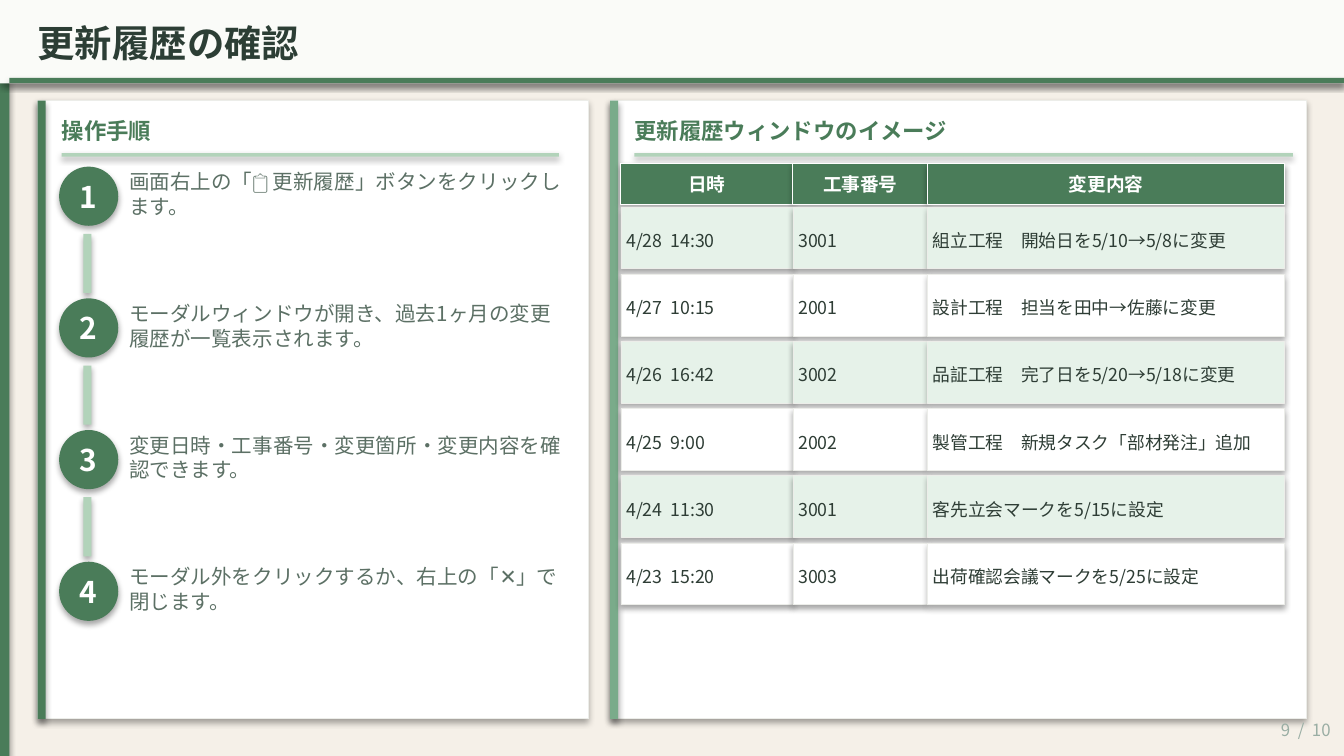
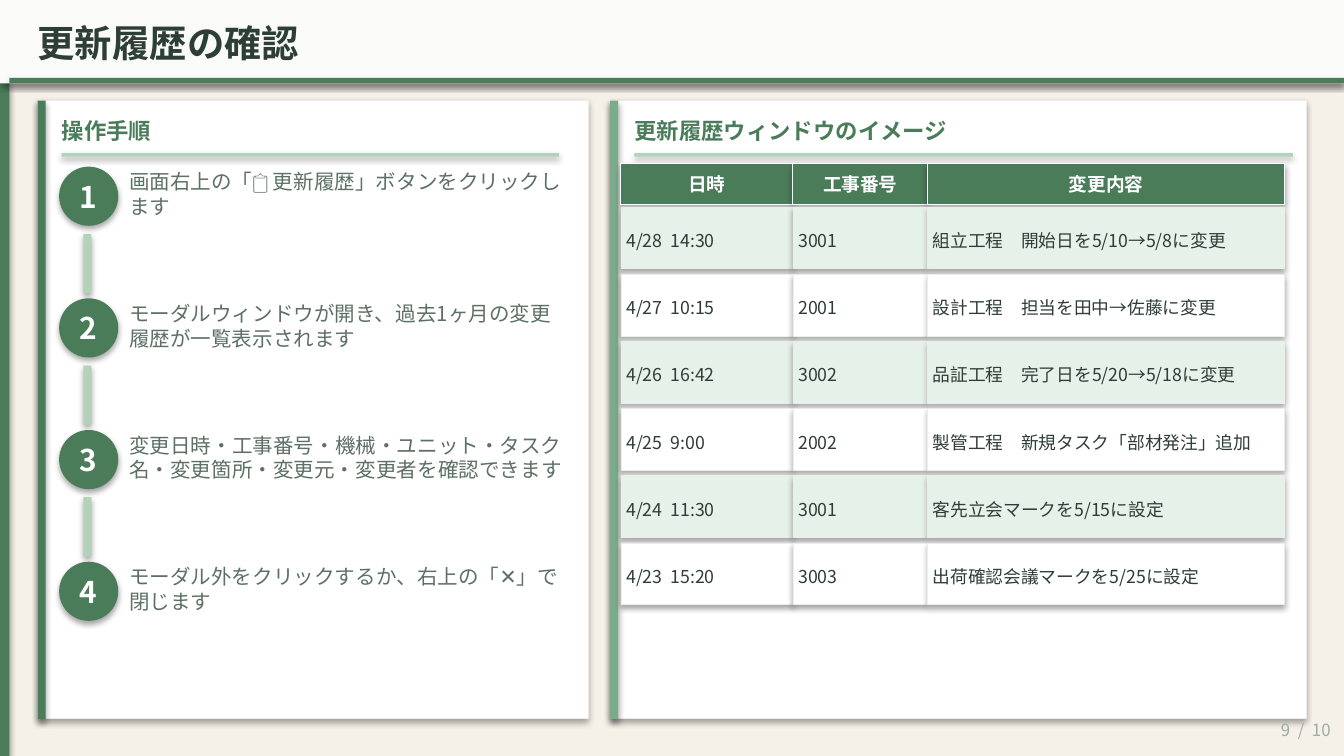
Before and after one commit to kemcokurosaki-oss/gantt-chart, a slide deck: slide 9 of 全体工程表_使い方ガイド（閲覧者向け）_new.pptx. Drawn at 1344x756 pixels with LibreOffice and Linux fonts; fonts in the diff are those of the drawing. Boxes give left, top, right and bottom in pixels: in the first picture for what was removed or moved away, otherwise in the second. Text is boxed around its words. In the diff, an @@ line names an element or a change of style, - is before the commit and + after.

```diff
--- a/全体工程表_使い方ガイド（閲覧者向け）_new.pptx
+++ b/全体工程表_使い方ガイド（閲覧者向け）_new.pptx
@@ text at [129,171,561,215]: text changed @@
-画面右上の「📋 更新履歴」ボタンをクリックします。
+画面右上の「📋 更新履歴」ボタンをクリックします
@@ text at [129,303,551,323]: text changed @@
-モーダルウィンドウが開き、過去1ヶ月の変更履歴が一覧表示されます。
+モーダルウィンドウが開き、過去1ヶ月の変更履歴が一覧表示されます
@@ text at [129,435,562,479]: text changed @@
-変更日時・工事番号・変更箇所・変更内容を確認できます。
+変更日時・工事番号・機械・ユニット・タスク名・変更箇所・変更元・変更者を確認できます
@@ text at [129,566,558,611]: text changed @@
-モーダル外をクリックするか、右上の「✕」で閉じます。
+モーダル外をクリックするか、右上の「✕」で閉じます
```
Also in this commit, not shown: 4 other slides changed, 1 other file.
